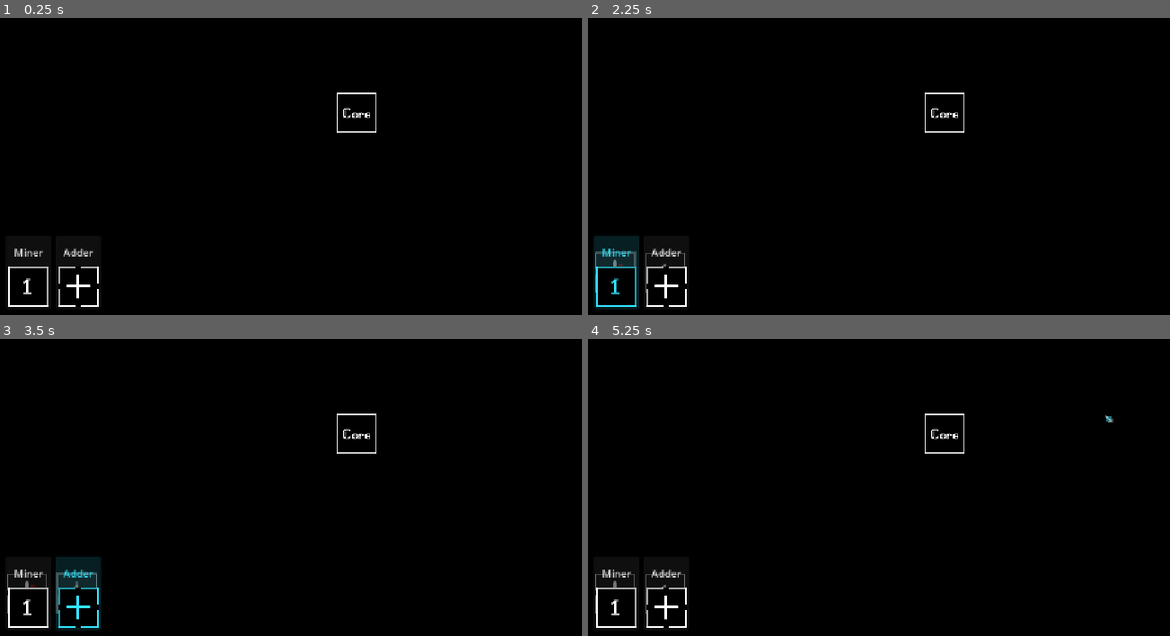
Above: before the commit, frames 1-4 (two rows, left to right).
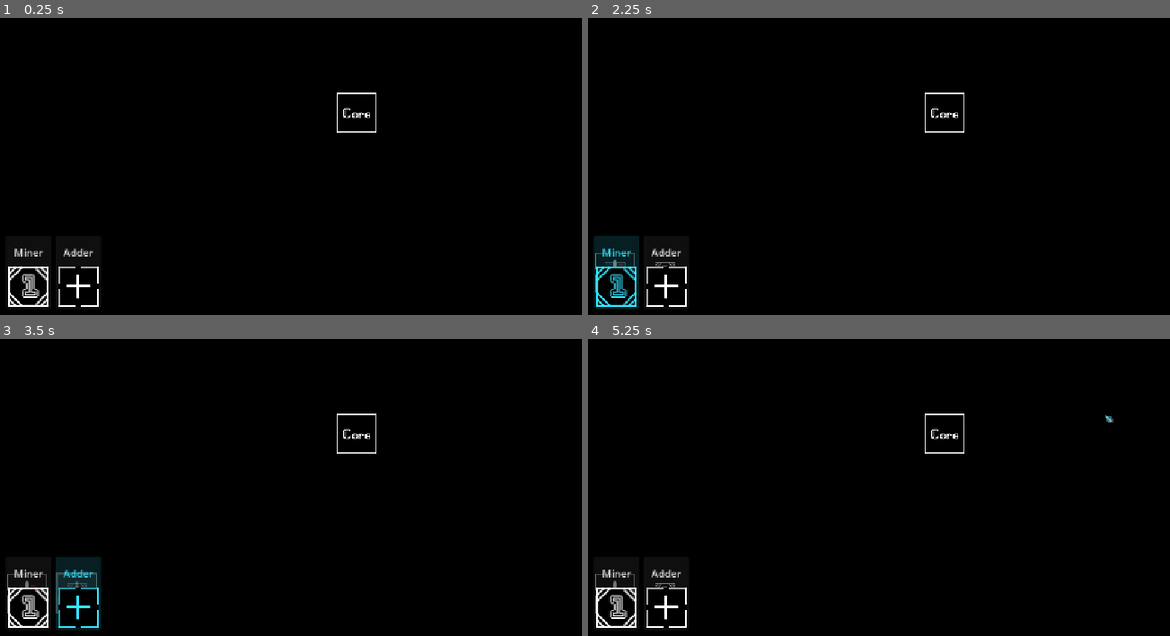
Above: after the commit, the same moments.

Repository: ast4rt3/math-matic
Game: Godot game, scene res://world.tscn
Same seed, same stepped clock (60 frames per second), same inputs: the game is played once before the commit and once after it.
Inputs (mouse positions are in pixels of both pictures, inside the frame that each line leads up to):
- Up to frame 1 (0.25 s): no input
- Up to frame 2 (2.25 s): click "Miner" at 0.5 s; click "Adder" at 1.25 s; click "Miner" at 2 s
- Up to frame 3 (3.5 s): click "Adder" at 2.75 s
- Up to frame 4 (5.25 s): click "Miner" at 3.5 s; click "Adder" at 4.25 s; tap Enter at 5 s; move the mouse to (1105, 416) at 5.02 s; tap E at 5.1 s; click (1105, 416) at 5.17 s

The runs differ from the first frame. In frame 1, 0.4% of the frame differs, in the area x 1-9%, y 83-97%; in frame 2, 0.6%, in the area x 1-17%, y 78-97%; in frame 3, 0.5%; in frame 4, 0.5%.

Commit message:
fix: re adjusted miner size

Diff:
--- a/buildings/Mine.tscn
+++ b/buildings/Mine.tscn
@@ -1,10 +1,10 @@
 [gd_scene format=3 uid="uid://d8b66wd2dg5a"]
 
-[ext_resource type="Texture2D" uid="uid://cpam8tjehbed1" path="res://asset/Miner.png" id="1_evfvf"]
+[ext_resource type="Texture2D" path="res://asset/miner32.png" id="1_evfvf"]
 [ext_resource type="Script" uid="uid://blhawjq4tdosi" path="res://buildings/mine.gd" id="2_minegd"]
 
 [sub_resource type="RectangleShape2D" id="RectangleShape2D_6hf0w"]
-size = Vector2(64, 64)
+size = Vector2(32, 32)
 
 [node name="Mine" type="Node2D" unique_id=1321175042]
 script = ExtResource("2_minegd")
--- a/world.gd
+++ b/world.gd
@@ -98,16 +98,19 @@
 	_update_astar()
 
 func _add_building_to_grid(building: Node2D, b_type: String):
-	var top_left = building.global_position - Vector2(32, 32)
+	var size = 32 if b_type == "miner" else 64
+	var top_left = building.global_position - Vector2(size/2, size/2)
 	var start_cell = _pos_to_cell(top_left)
-	for x in range(16):
-		for y in range(16):
+	var cells = size / 4
+	for x in range(cells):
+		for y in range(cells):
 			var c = start_cell + Vector2i(x, y)
 			grid_data[c] = { "type": b_type, "ref": building }
 
 	# Bulldoze any wires underneath the new building
-	for wx in range(4):
-		for wy in range(4):
+	var wire_tiles = size / 16
+	for wx in range(wire_tiles):
+		for wy in range(wire_tiles):
 			var tile = _pos_to_wire_tile(top_left + Vector2(wx * 16 + 8, wy * 16 + 8))
 			if wire_grid.has(tile):
 				if wire_grid[tile].item != null and is_instance_valid(wire_grid[tile].item.visual):
@@ -173,7 +176,7 @@
 	current_state = State.PLACING_MINE
 	if mine_preview == null:
 		mine_preview = Sprite2D.new()
-		mine_preview.texture = preload("res://asset/Miner.png")
+		mine_preview.texture = preload("res://asset/miner32.png")
 		mine_preview.modulate.a = 0.5
 		add_child(mine_preview)
 
@@ -268,12 +271,12 @@
 		if event.button_index == MOUSE_BUTTON_LEFT and event.pressed:
 			if current_state == State.PLACING_MINE:
 				var snapped_pos = _snap_building(world_pos)
-				if _can_place_building(snapped_pos):
+				if _can_place_building(snapped_pos, "miner"):
 					_place_mine(snapped_pos)
 				return
 			if current_state == State.PLACING_ADDER:
 				var snapped_pos = _snap_building(world_pos)
-				if _can_place_building(snapped_pos):
+				if _can_place_building(snapped_pos, "adder"):
 					_place_adder(snapped_pos)
 				return
 			if current_state == State.IDLE:
@@ -308,10 +311,16 @@
 				preview_points.clear()
 				wire_renderer.queue_redraw()
 
-func _can_place_building(pos: Vector2) -> bool:
-	for child in get_children():
-		if child.name == "Core" or child.has_node("OutputPort"):
-			if child.global_position.distance_to(pos) < 1.0: return false
+func _can_place_building(pos: Vector2, b_type: String) -> bool:
+	var size = 32 if b_type == "miner" else 64
+	var top_left = pos - Vector2(size/2, size/2)
+	var start_cell = _pos_to_cell(top_left)
+	var cells = size / 4
+	for x in range(cells):
+		for y in range(cells):
+			var c = start_cell + Vector2i(x, y)
+			if grid_data.has(c):
+				return false
 	return true
 
 func _place_mine(world_pos: Vector2):
@@ -442,8 +451,9 @@
 	building_highlight.visible = false
 
 	if current_state == State.PLACING_MINE or current_state == State.PLACING_ADDER:
-		building_highlight.global_position = _snap_building(mouse_pos) - Vector2(32, 32)
-		building_highlight.size = Vector2(64, 64)
+		var size = 32 if current_state == State.PLACING_MINE else 64
+		building_highlight.global_position = _snap_building(mouse_pos) - Vector2(size/2, size/2)
+		building_highlight.size = Vector2(size, size)
 		building_highlight.visible = true
 		if mine_preview:
 			mine_preview.global_position = _snap_building(mouse_pos)
@@ -455,8 +465,10 @@
 			hovered_building = grid_data[cell_pos].ref
 
 		if hovered_building != null:
-			building_hover_highlight.global_position = hovered_building.global_position - Vector2(32, 32)
-			building_hover_highlight.size = Vector2(64, 64)
+			var is_miner = (grid_data[cell_pos].type == "miner")
+			var size = 32 if is_miner else 64
+			building_hover_highlight.global_position = hovered_building.global_position - Vector2(size/2, size/2)
+			building_hover_highlight.size = Vector2(size, size)
 			building_hover_highlight.visible = true
 		elif wire_grid.has(tile_pos):
 			wire_hover_highlight.global_position = snapped_pos - Vector2(8, 8)
@@ -478,14 +490,17 @@
 	for child in get_children():
 		if child.has_node("OutputPort") and child.name != "Core":
 			if child.has_method("can_output") and not child.can_output(): continue
-			var top_left = child.global_position - Vector2(32, 32)
+			var is_miner = not child.has_method("can_receive")
+			var size = 32 if is_miner else 64
+			var top_left = child.global_position - Vector2(size/2, size/2)
+			var wire_tiles = size / 16
 			# Find an adjacent wire tile pointing AWAY from the miner
 			var output_tiles = []
-			for x in [-1, 4]:
-				for y in range(4):
+			for x in [-1, wire_tiles]:
+				for y in range(wire_tiles):
 					output_tiles.append(_pos_to_wire_tile(top_left + Vector2(x * 16 + 8, y * 16 + 8)))
-			for y in [-1, 4]:
-				for x in range(4):
+			for y in [-1, wire_tiles]:
+				for x in range(wire_tiles):
 					output_tiles.append(_pos_to_wire_tile(top_left + Vector2(x * 16 + 8, y * 16 + 8)))
 
 			var valid_outputs = []
--- a/world.tscn
+++ b/world.tscn
@@ -4,7 +4,7 @@
 [ext_resource type="Texture2D" uid="uid://8vnxxsb5pl4v" path="res://asset/blacktile.png" id="1_fj7yv"]
 [ext_resource type="Script" uid="uid://jjloyt6iw7pi" path="res://world.gd" id="1_tlwt5"]
 [ext_resource type="PackedScene" uid="uid://cq2gau2gq8csi" path="res://buildings/Core.tscn" id="3_tlwt5"]
-[ext_resource type="Texture2D" uid="uid://cpam8tjehbed1" path="res://asset/Miner.png" id="5_dwbse"]
+[ext_resource type="Texture2D" uid="uid://g6fqt11y1gre" path="res://asset/miner32.png" id="5_dwbse"]
 [ext_resource type="Texture2D" uid="uid://dqwofy3fsewo7" path="res://asset/adder.png" id="6_pkg7o"]
 
 [sub_resource type="TileSetAtlasSource" id="TileSetAtlasSource_tlwt5"]
@@ -83,6 +83,7 @@
 icon = ExtResource("5_dwbse")
 icon_alignment = 1
 vertical_icon_alignment = 2
+expand_icon = true
 
 [node name="AdderButton" type="Button" parent="UI" unique_id=788567225]
 offset_left = 91.0
Binary file added: asset/miner32.png
Not shown, added: asset/miner32.png.import
